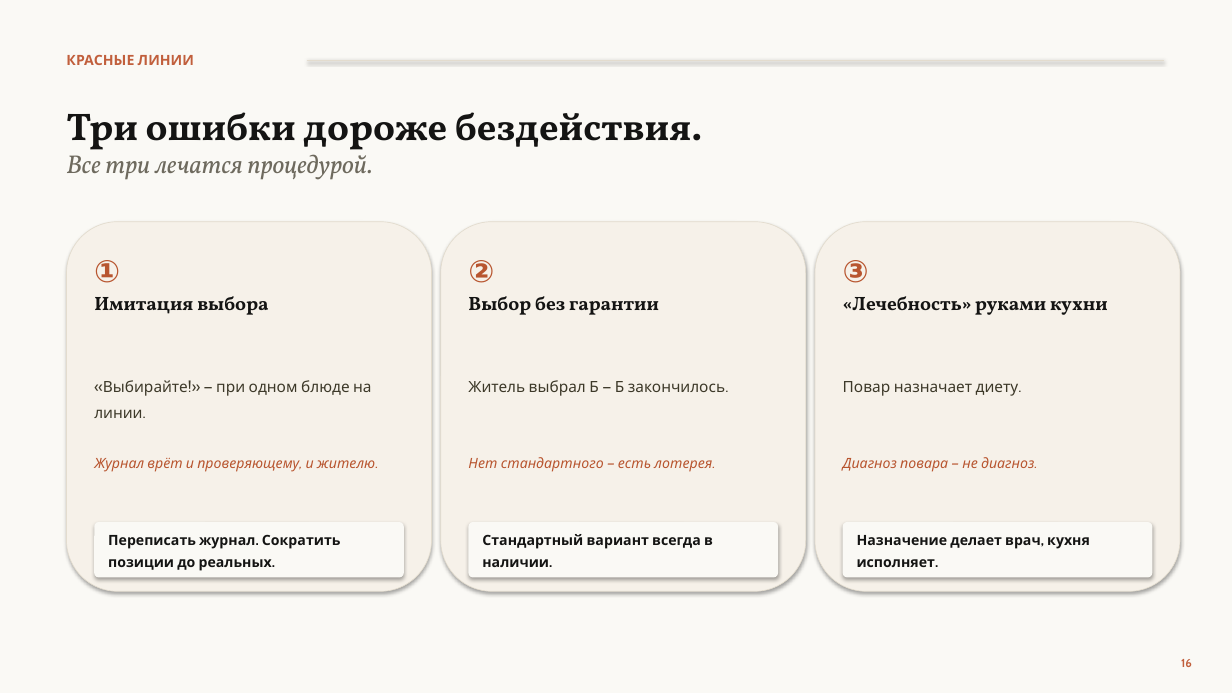
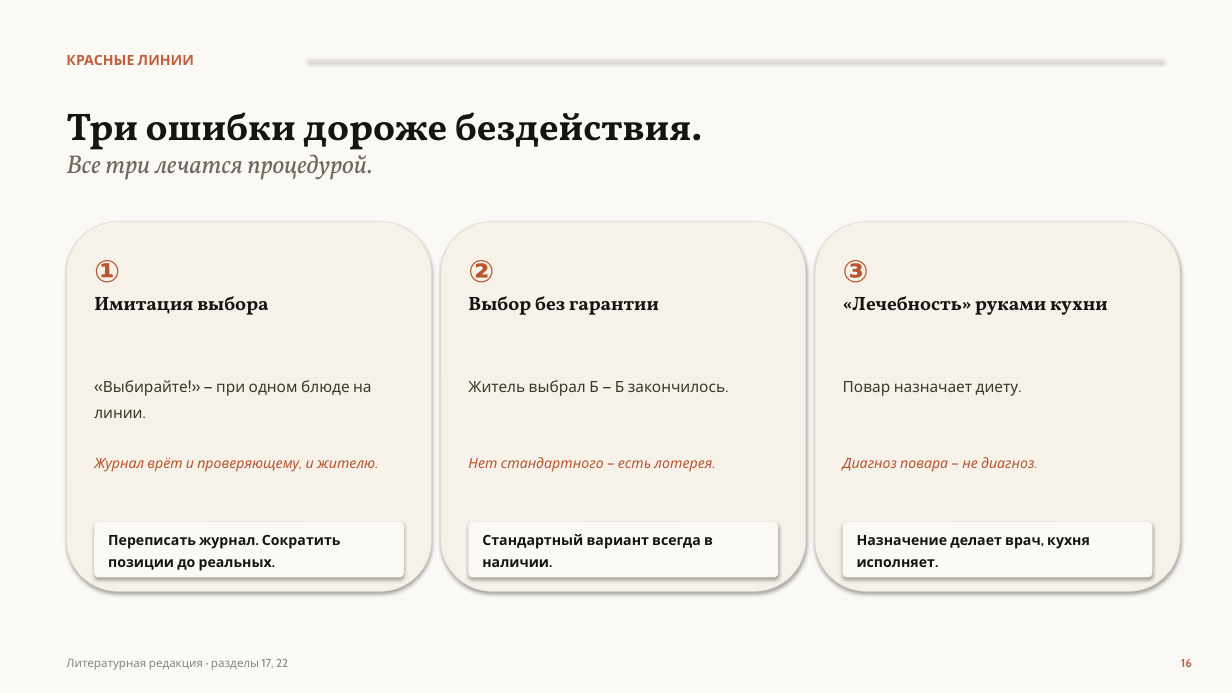
Before and after one commit to qlolp/seminar-variable-food-2026, a slide deck: slide 16 of 02_презентация/Презентация_v6_Не_просто_накормить.pptx. Drawn at 1232x693 pixels with LibreOffice and Linux fonts; fonts in the diff are those of the drawing. Boxes give left, top, right and bottom in pixels: in the first picture for what was removed or moved away, otherwise in the second. Text is boxed around its words. In the diff, an @@ line names an element or a change of style, - is before the commit and + after.

```diff
--- a/02_презентация/Презентация_v6_Не_просто_накормить.pptx
+++ b/02_презентация/Презентация_v6_Не_просто_накормить.pptx
@@ text added at bbox=[66, 659, 288, 670], 9 pt, text #87867F @@
+Литературная редакция · разделы 17, 22
```
Also in this commit, not shown: 14 other slides changed, 2 slides added, 2 slides removed, 2 other files.
